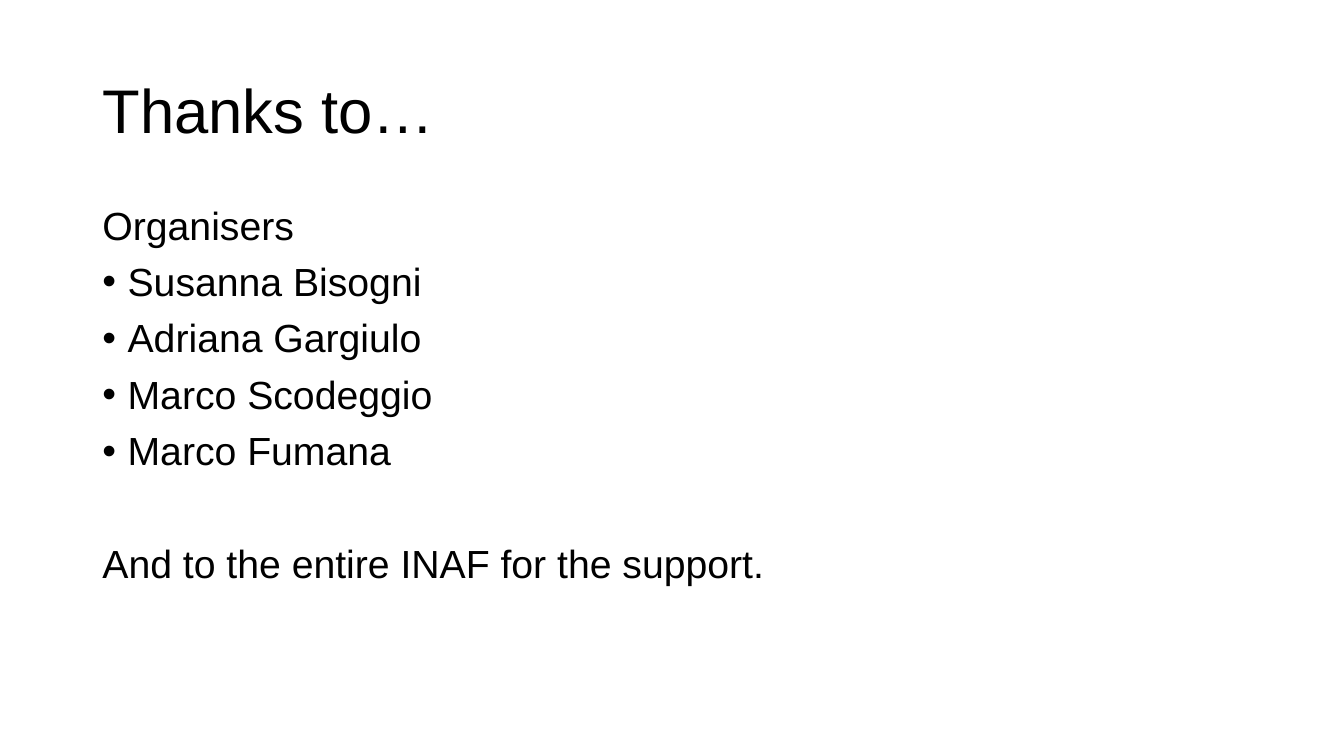
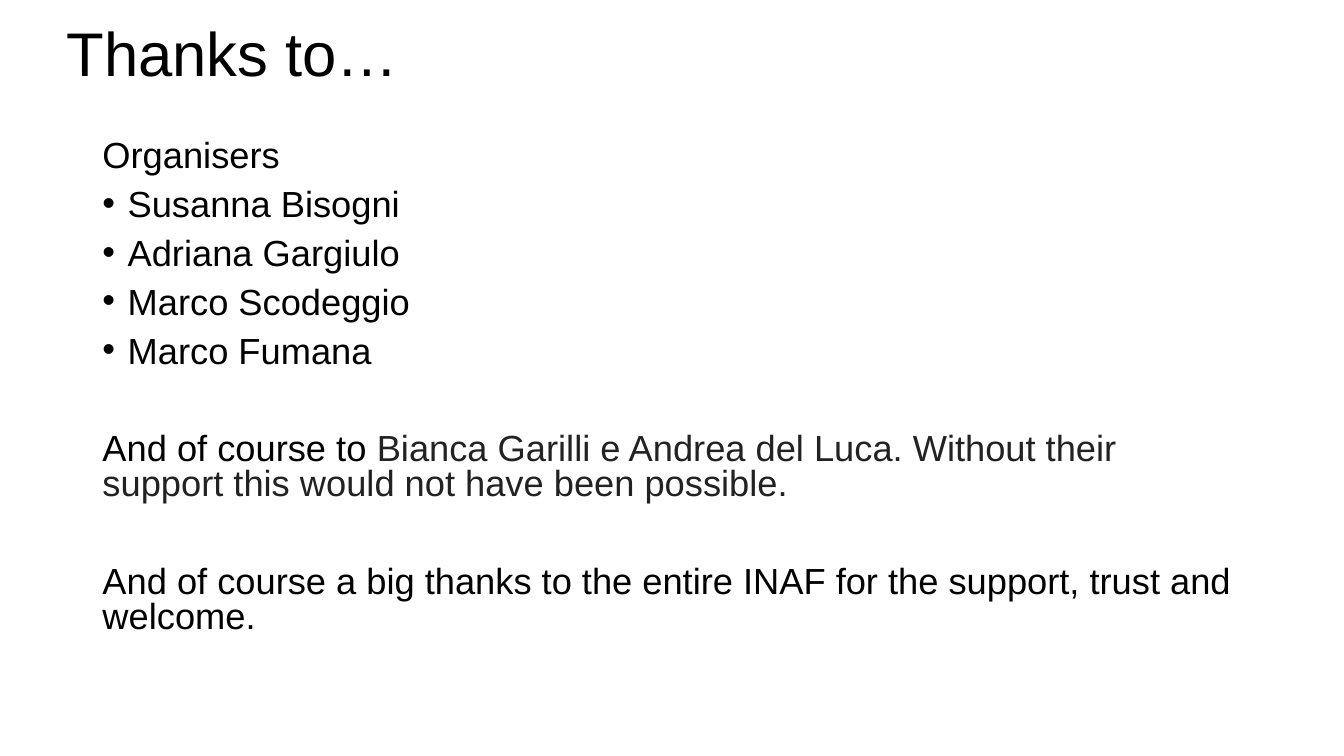
Before and after one commit to toelt-llc/MACHINE-LEARNING-SCHOOL-INAF, a slide deck: slide 2 of DAY1/_00 - Motivation/motivation.pptx. Drawn at 1344x756 pixels with LibreOffice and Linux fonts; fonts in the diff are those of the drawing. Boxes give left, top, right and bottom in pixels: in the first picture for what was removed or moved away, otherwise in the second. Text is boxed around its words. In the diff, an @@ line names an element or a change of style, - is before the commit and + after.

```diff
--- a/DAY1/_00 - Motivation/motivation.pptx
+++ b/DAY1/_00 - Motivation/motivation.pptx
@@ title "Thanks to…": place and size @@
-title "Thanks to…" at (102, 88, 434, 134)
+title "Thanks to…" at (67, 31, 399, 77)
@@ text "Organisers": place and size @@
-text "Organisers" at (102, 211, 763, 586)
+text "Organisers" at (102, 141, 1231, 630)
@@ text at (102, 141, 409, 365): size 28 to 25.9 pt in "Organisers", "Susanna Bisogni", "Adriana Gargiulo", "Marco Scodeggio" and 1 more places; line spacing 0.9 to 0.8 @@
@@ text at (102, 434, 1231, 630): text changed; size 28 to 25.9 pt @@
-And to the entire INAF for the support.
+And of course to Bianca Garilli e Andrea del Luca. Without their support this would not have been possible.
+And of course a big thanks to the entire INAF for the support, trust and welcome.
```
Also in this commit, not shown: 4 other files.
